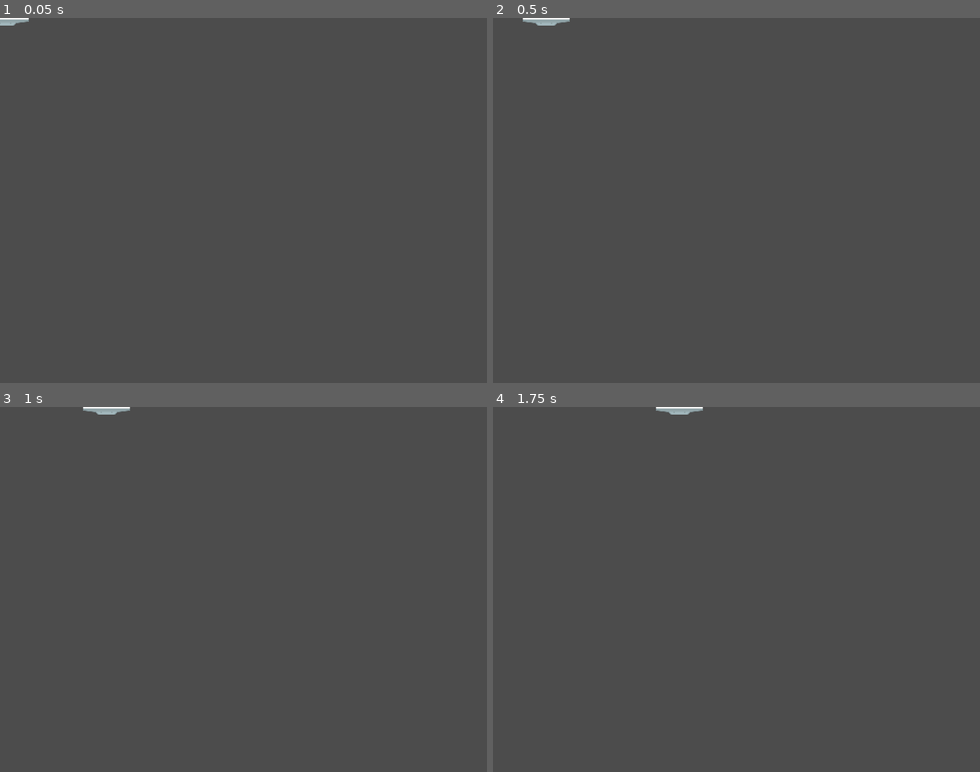
Above: before the commit, frames 1-4 (two rows, left to right).
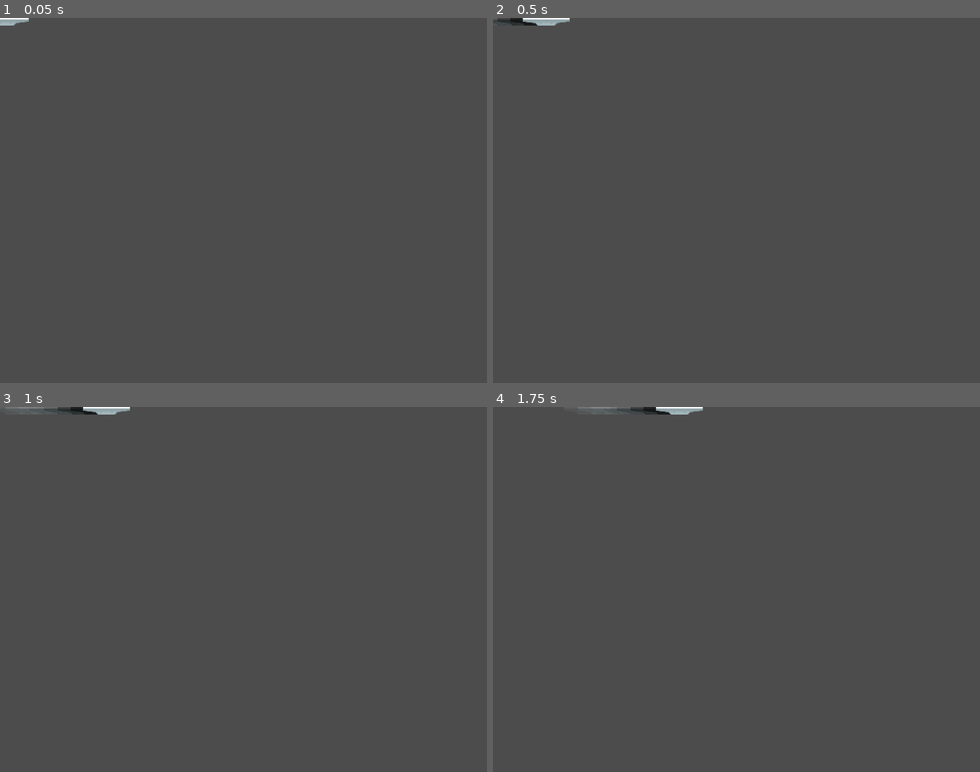
Above: after the commit, the same moments.

Repository: danboid/VGAces
Game: Godot game, scene res://Ovni.tscn
Two runs of this game, one before a commit and one after it. Both use one fixed random seed, a clock stepped at 60 frames per second and the inputs below. This scene is started directly instead of the project's main scene.
Inputs:
- Up to frame 1 (0.05 s): no input
- Up to frame 2 (0.5 s): no input
- Up to frame 3 (1 s): hold Right (ui_right) from 0.53 s (still down); tap Space (ui_select) at 0.77 s
- Up to frame 4 (1.75 s): release Right (ui_right) at 1.28 s; hold Left (ui_left) from 1.28 s (still down); tap Space (ui_select) at 1.52 s

Frame 1 is identical in both runs. In frame 2, 0.1% of the frame differs, in the area x 0-10%, y 0-3%; in frame 3, 0.1%; in frame 4, 0.2%, in the area x 17-37%, y 0-3%.

Commit message:
Add Ovni particle trail

Diff:
--- a/Ovni.tscn
+++ b/Ovni.tscn
@@ -17,7 +17,57 @@
 custom_solver_bias = 0.0
 extents = Vector2( 31.101, 10.0772 )
 
-[node name="Ovni" type="Area2D"]
+[sub_resource type="Gradient" id=3]
+
+offsets = PoolRealArray( 0, 0.00591716, 0.988166 )
+colors = PoolColorArray( 0, 0, 0, 1, 0.0236686, 0.0236686, 0.0236686, 1, 0.988377, 0.988377, 0.988377, 0 )
+
+[sub_resource type="GradientTexture" id=4]
+
+flags = 4
+gradient = SubResource( 3 )
+width = 2048
+
+[sub_resource type="ParticlesMaterial" id=5]
+
+render_priority = 0
+trail_divisor = 1
+emission_shape = 0
+flag_align_y = false
+flag_rotate_y = false
+flag_disable_z = true
+spread = 45.0
+flatness = 0.0
+gravity = Vector3( 0, 0, 0 )
+initial_velocity = 1.0
+initial_velocity_random = 0.0
+angular_velocity = 7.42688e-44
+angular_velocity_random = 0.0
+orbit_velocity = 0.0
+orbit_velocity_random = 0.0
+linear_accel = 0.0
+linear_accel_random = 0.0
+radial_accel = 0.0
+radial_accel_random = 0.0
+tangential_accel = 0.0
+tangential_accel_random = 0.0
+damping = 0.0
+damping_random = 0.0
+angle = 0.0
+angle_random = 0.0
+scale = 0.25
+scale_random = 0.0
+color_ramp = SubResource( 4 )
+hue_variation = 0.0
+hue_variation_random = 0.0
+anim_speed = 0.0
+anim_speed_random = 0.0
+anim_offset = 0.0
+anim_offset_random = 0.0
+anim_loop = false
+_sections_unfolded = [ "Color", "Gravity", "Scale", "Trail" ]
+
+[node name="Ovni" type="Area2D" index="0"]
 
 input_pickable = true
 gravity_vec = Vector2( 0, 1 )
@@ -53,6 +103,30 @@
 playback/repeat = false
 playback/speed = 1.0
 
+[node name="Trail" type="Particles2D" parent="." index="3"]
+
+show_behind_parent = true
+scale = Vector2( 0.25, 0.25 )
+emitting = true
+amount = 8
+lifetime = 1.0
+one_shot = false
+preprocess = 0.0
+speed_scale = 1.0
+explosiveness = 0.0
+randomness = 0.0
+fixed_fps = 0
+fract_delta = true
+visibility_rect = Rect2( -100, -100, 200, 200 )
+local_coords = false
+draw_order = 0
+process_material = SubResource( 5 )
+texture = ExtResource( 2 )
+normal_map = null
+h_frames = 1
+v_frames = 1
+_sections_unfolded = [ "Drawing", "Material", "Process Material", "Textures", "Transform", "Visibility" ]
+
 [connection signal="area_entered" from="." to="." method="_on_Ovni_area_entered"]
 
 [connection signal="tween_completed" from="Death" to="." method="_on_Death_tween_completed"]
Not shown: 1 places in Ovni.tscn that only renumber resources
